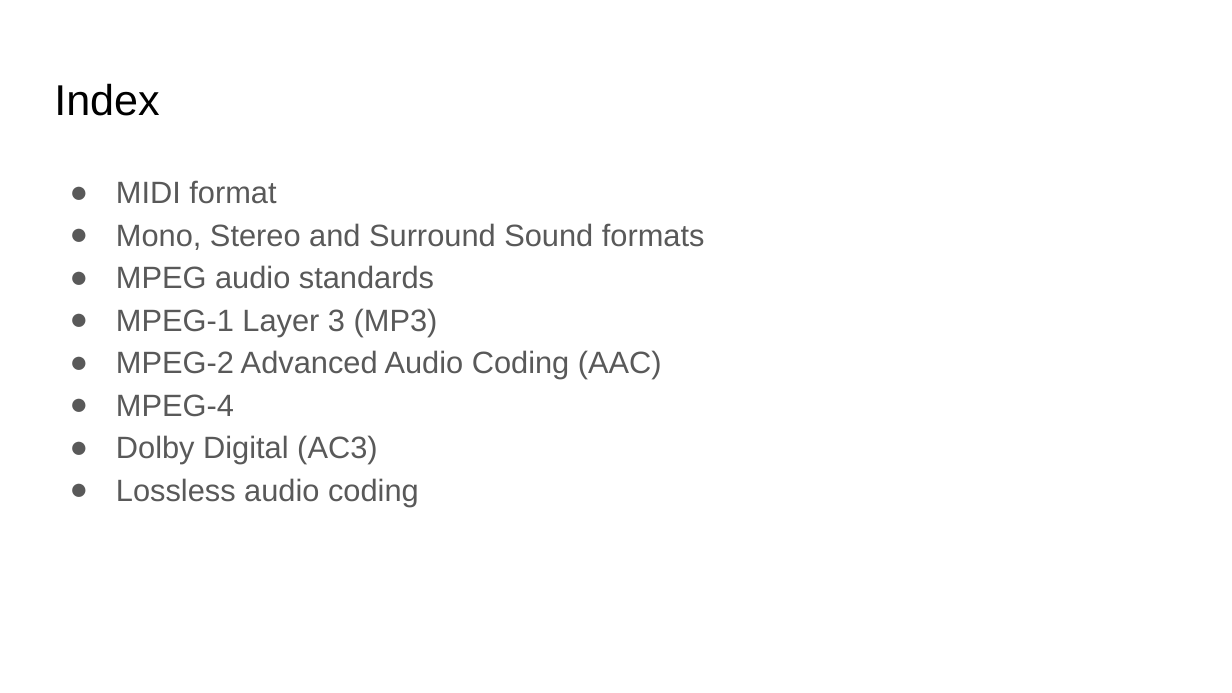
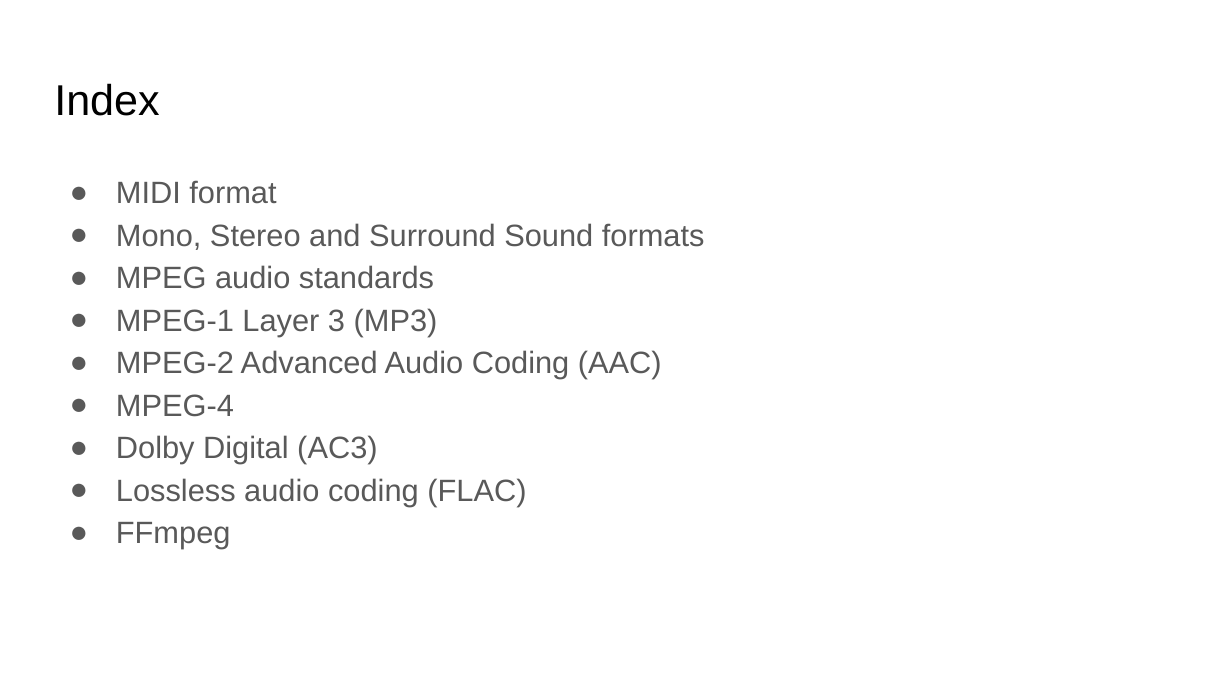
Before and after one commit to xserra/audio-coding-materials, a slide deck: slide 2 of lectures/5. Audio coding standards.pptx. Drawn at 1232x693 pixels with LibreOffice and Linux fonts; fonts in the diff are those of the drawing. Boxes give left, top, right and bottom in pixels: in the first picture for what was removed or moved away, otherwise in the second. Text is boxed around its words. In the diff, an @@ line names an element or a change of style, - is before the commit and + after.

Commit message:
changed smoe slides, specially the ones on loss-less coding, and added ffmpeg

```diff
--- a/lectures/5. Audio coding standards.pptx
+++ b/lectures/5. Audio coding standards.pptx
@@ text at [116,478,526,549]: text changed @@
-● Lossless audio coding
+● Lossless audio coding (FLAC)
+● FFmpeg
```
Also in this commit, not shown: 6 other slides changed, 2 slides added, 1 slide removed.
